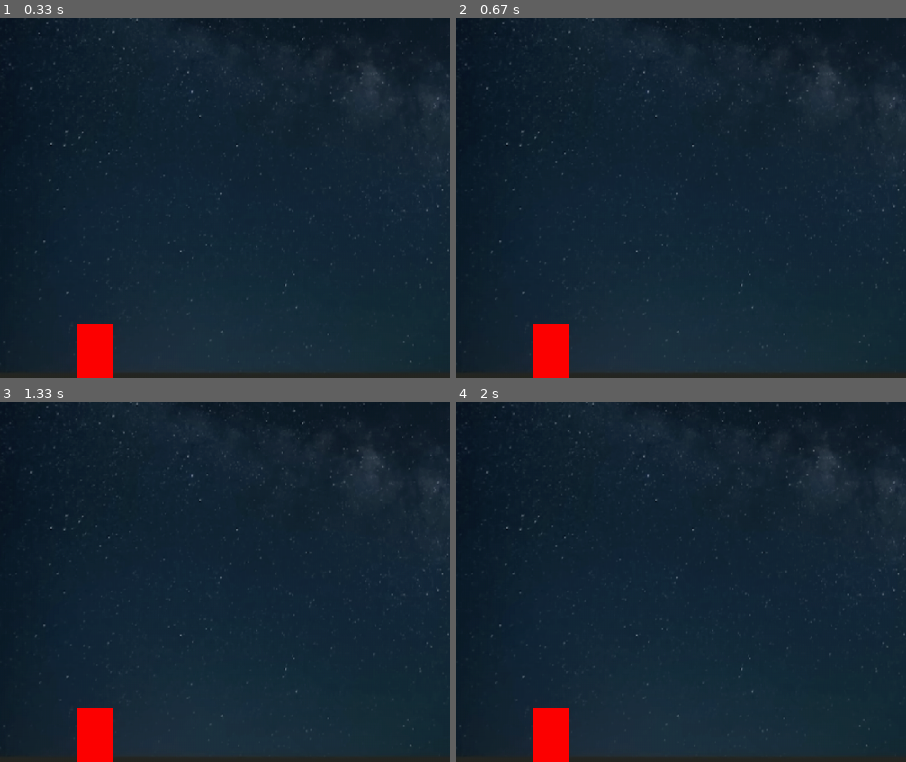
Above: before the commit, frames 1-4 (two rows, left to right).
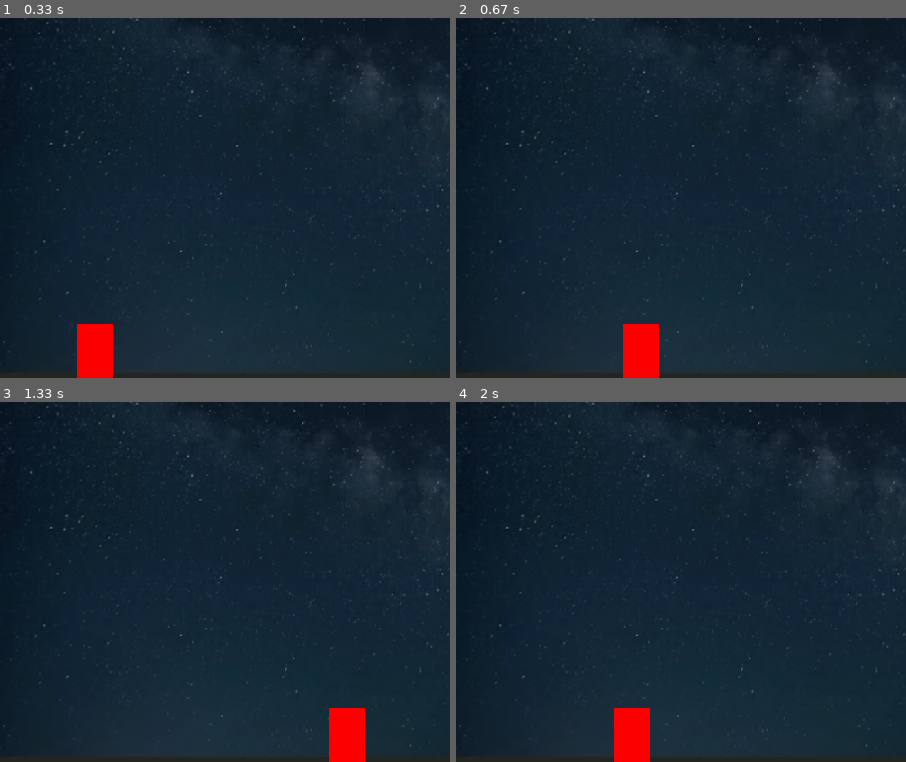
Above: after the commit, the same moments.

Repository: eln123/Python_Pygame_App1
Game: pygame game, started from main.py
Same seed, same stepped clock (60 frames per second), same inputs: the game is played once before the commit and once after it.
Inputs:
- Up to frame 1 (0.33 s): no input
- Up to frame 2 (0.67 s): hold Right from 0.33 s (still down)
- Up to frame 3 (1.33 s): release Right at 0.8 s; hold Right 0.83-1.3 s
- Up to frame 4 (2 s): hold Left 1.33-1.87 s; hold Left from 1.9 s (still down)
The pictures show only the part of the screen within x 11-61%, y 50-100%; the shares and areas given below are measured in that part.

Frame 1 is identical in both runs. In frame 2, 2.4% of the frame differs, in the area x 17-46%, y 85-100%; in frame 3, 2.4%; in frame 4, 2.4%.

Commit message:
player is moving

Diff:
--- a/main.py
+++ b/main.py
@@ -12,6 +12,8 @@
 
 PLAYER_WIDTH = 40
 PLAYER_HEIGHT = 60
+
+PLAYER_VEL = 5
 
 
 def draw(player):
@@ -32,7 +34,15 @@
             if event.type == pygame.QUIT:
                 run = False
                 break
+
+        keys = pygame.key.get_pressed()
+        if keys[pygame.K_LEFT]:
+            player.x -= PLAYER_VEL
+        if keys[pygame.K_RIGHT]:
+            player.x += PLAYER_VEL
+
         draw(player)
+
     pygame.quit()
 
 if __name__ == "__main__":
--- a/notes.py
+++ b/notes.py
@@ -79,6 +79,23 @@
                 # break out of for loop
 
 
+        # to move the rectangle, we just have to adjust the x coordinate of the rectangle
+        # the 1st thing we need to do is listen for different key presses
+        # left arrow key = move left
+        # right arrow key = move right
+        keys = pygame.key.get_pressed()
+
+        # this function gives you a dictionary of all the keys
+        # the user can press and whether they have been pressed or not
+        if keys[pygame.K_LEFT]:
+            # if they hit the left arrow key, move it to the left by the velocity you want the character to move at
+            player.x -= PLAYER_VEL
+        if keys[pygame.K_RIGHT]:
+            player.x += PLAYER_VEL
+            # you can obviously access player.y, player.width, and player.height too
+            # other keys are pygame.K_SHIFT, pygame.K_SPACE, etc. there are many print them out to see
+
+
 
 
         draw(player)
